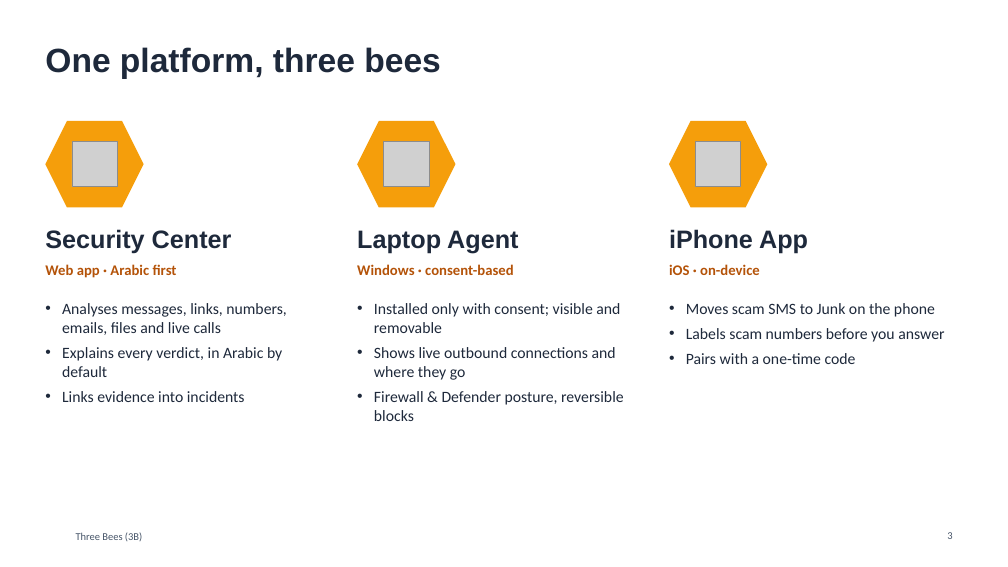
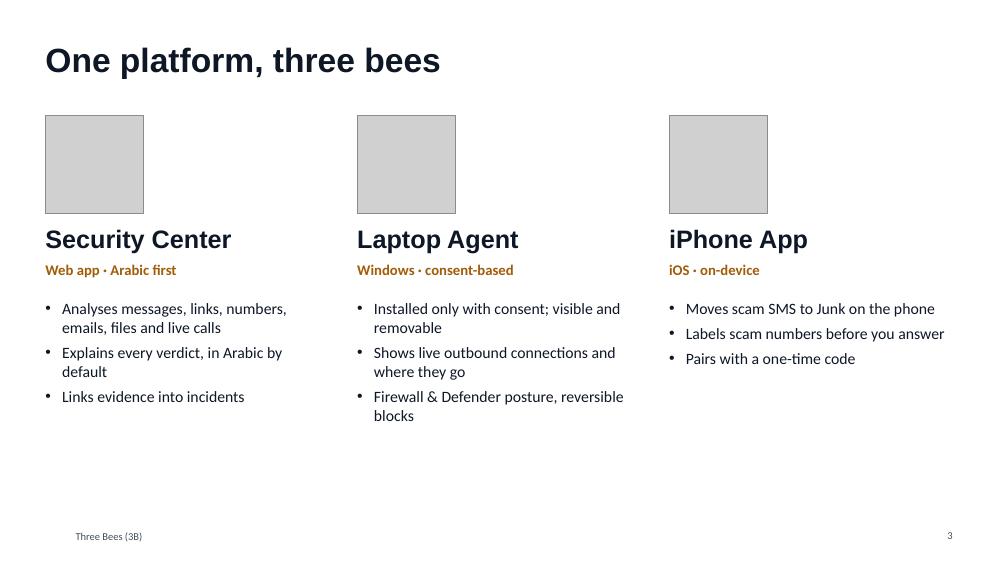
Before and after one commit to Mezx-1/three-bees, a slide deck: slide 3 of docs/presentation/ThreeBees_3B.pptx. Drawn at 1008x567 pixels with LibreOffice and Linux fonts; fonts in the diff are those of the drawing; grey boxes stand for pictures; background and template pictures are left out. Boxes give left, top, right and bottom in pixels: in the first picture for what was removed or moved away, otherwise in the second. Text is boxed around its words. In the diff, an @@ line names an element or a change of style, - is before the commit and + after.

```diff
--- a/docs/presentation/ThreeBees_3B.pptx
+++ b/docs/presentation/ThreeBees_3B.pptx
@@ picture added at box(45, 115, 144, 213) @@
@@ picture added at box(357, 115, 455, 213) @@
@@ picture added at box(669, 115, 768, 213) @@
@@ hexagon removed at box(45, 121, 144, 207) @@
@@ picture removed at box(72, 141, 117, 187) @@
@@ hexagon removed at box(357, 121, 455, 207) @@
@@ picture removed at box(384, 141, 430, 187) @@
@@ hexagon removed at box(669, 121, 768, 207) @@
@@ picture removed at box(696, 141, 741, 187) @@
@@ text colour #B45309 to #A15C07 in 3 elements at box(45, 264, 177, 278), box(357, 264, 514, 275), box(669, 264, 760, 275) @@
@@ text colour #1E293B to #0E1726 in 7 elements at box(45, 47, 441, 79), box(45, 229, 232, 253), box(62, 303, 287, 402), box(357, 230, 518, 253), box(374, 303, 624, 421), box(669, 229, 808, 253), box(686, 303, 944, 342) @@
```
Also in this commit, not shown: 12 other slides changed, 3 other files.
